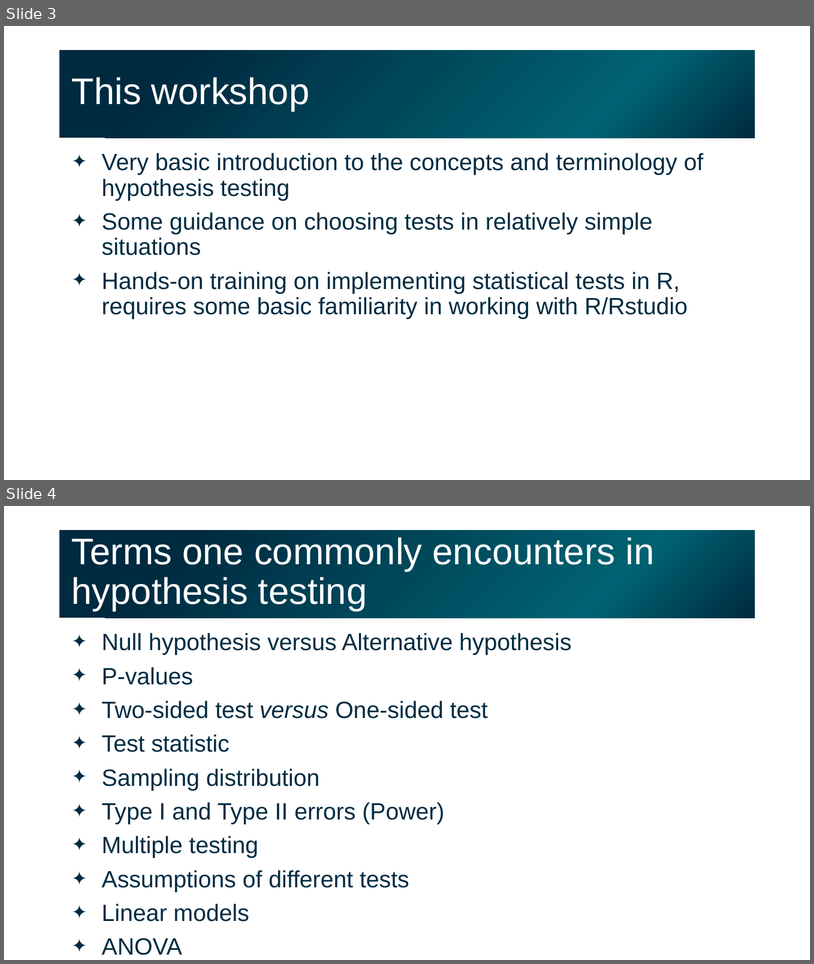
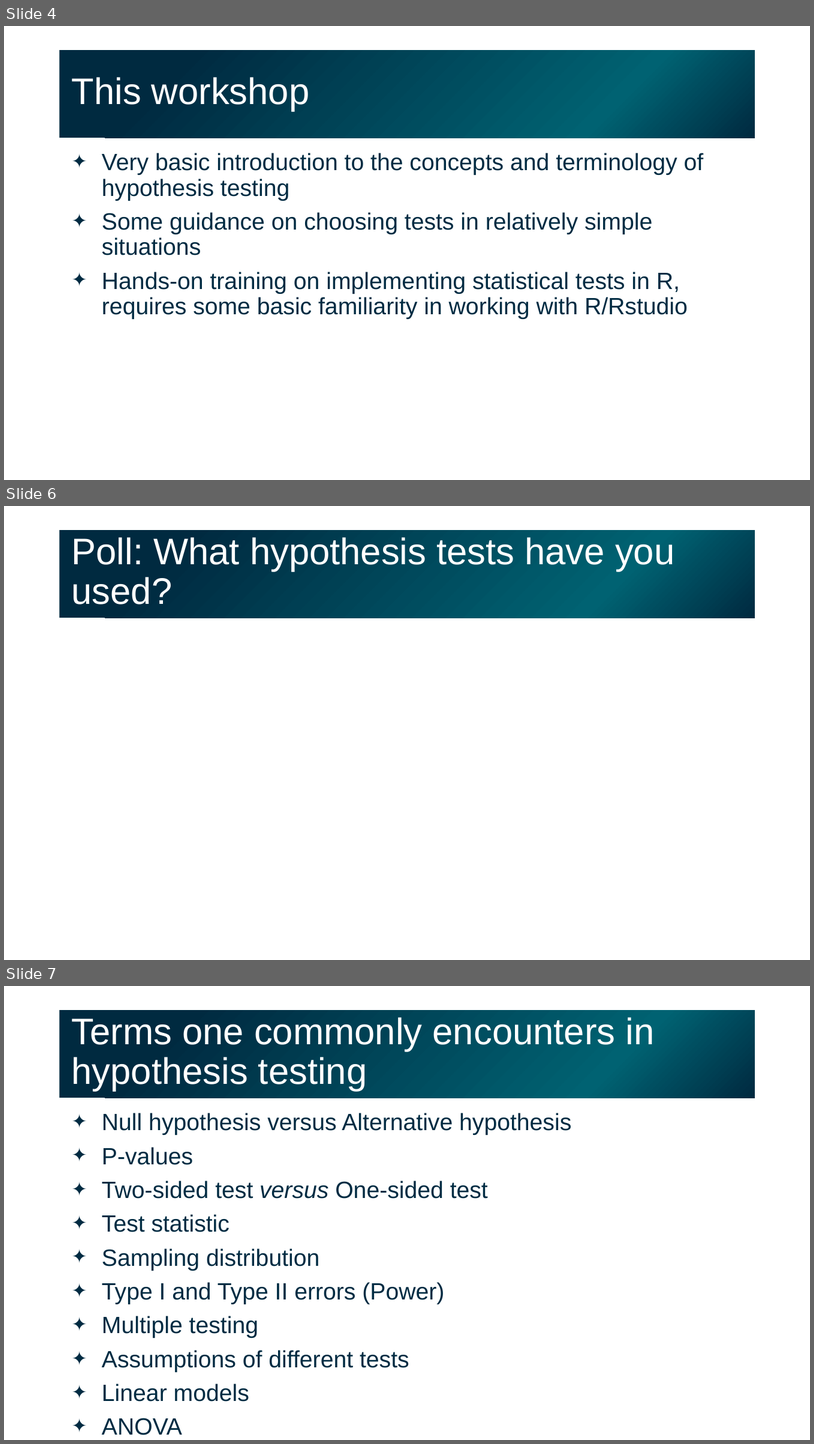
Before and after one commit to gladstone-institutes/Bioinformatics-Workshops, a slide deck: hypothesis-testing/HypothesisTesting.pptx. Shown one above the other, each under a label of ours: slides 3 and 4 before the commit, slides 4, 6 and 7 after it; the slides between them are not shown. The pictures are 814x964 and 814x1444 pixels, drawn with LibreOffice and Linux fonts; fonts in the diff are those of the drawing. Boxes give left, top, right and bottom in pixels: in the first picture for what was removed or moved away, otherwise in the second. Text is boxed around its words. In the diff, an @@ line names an element or a change of style, - is before the commit and + after.

```diff
--- a/hypothesis-testing/HypothesisTesting.pptx
+++ b/hypothesis-testing/HypothesisTesting.pptx
@@ slide 6 added at <box>4,506,810,960</box>, background #FFFFFF @@
@@ title added at <box>60,530,755,618</box>, fill gradient #002A40 to #006272, 44 pt, text #FFFFFF @@
+Poll: What hypothesis tests have you used?
@@ what was slide 3 is now slide 4 @@
@@ what was slide 4 is now slide 7 @@
```
Also in this commit, not shown: 9 slides changed, 5 other slides added.
